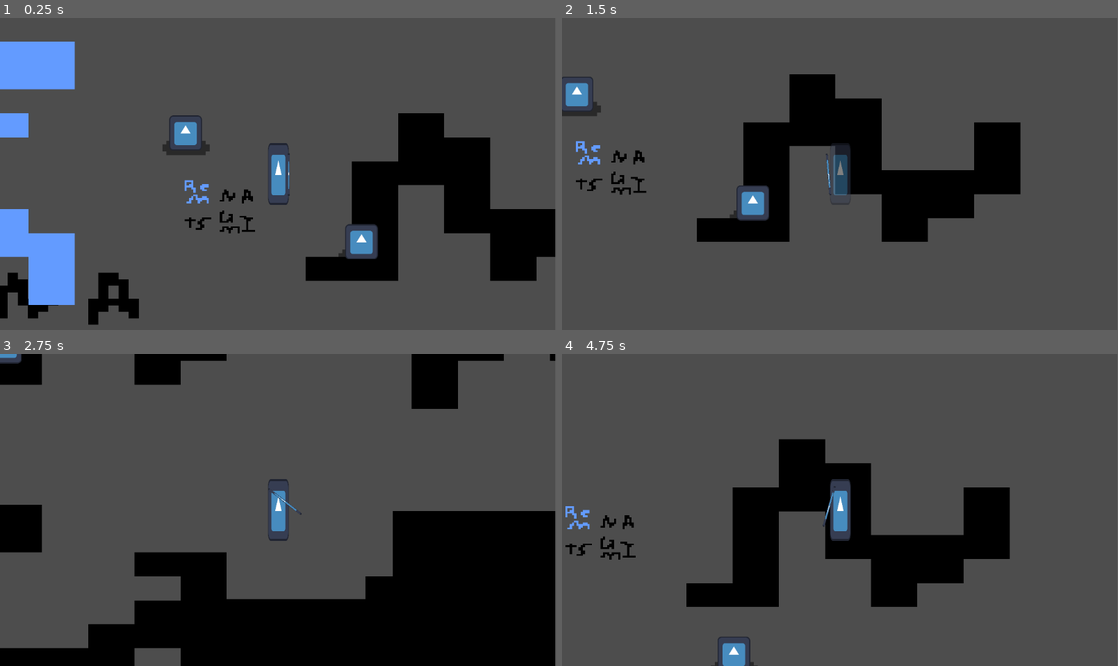
Above: before the commit, frames 1-4 (two rows, left to right).
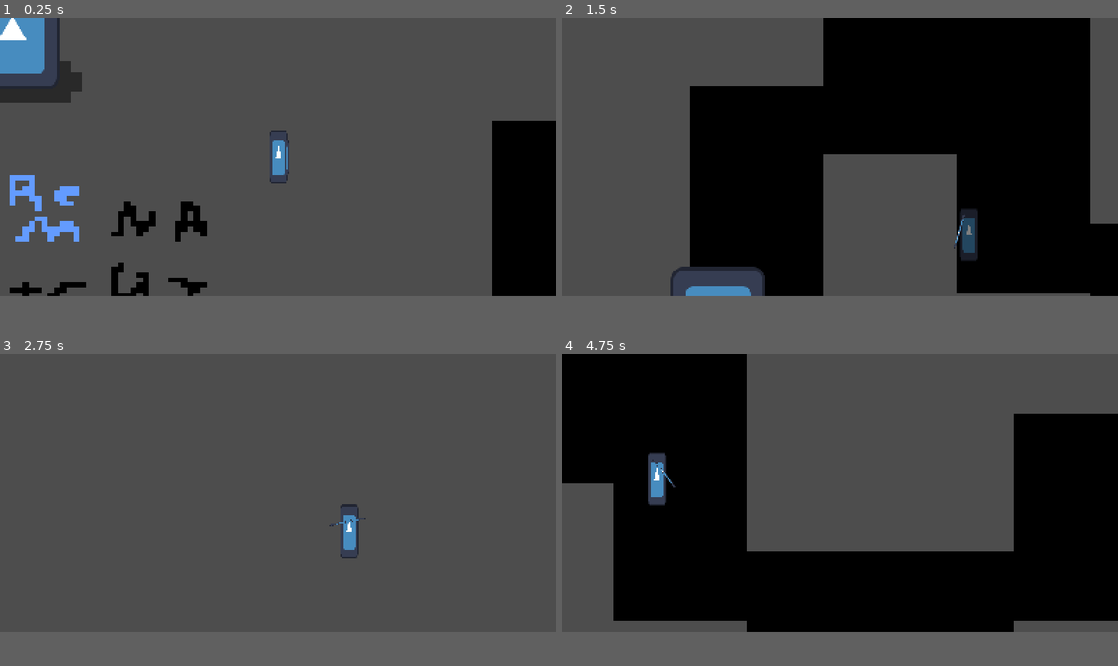
Above: after the commit, the same moments.

Repository: arrowira/miniJam200
Game: Godot game, scene res://Scenes/main.tscn
Same seed, same stepped clock (60 frames per second), same inputs: the game is played once before the commit and once after it. The engine's default icon, where the game draws it, is replaced by a stand-in: a white triangle on a blue panel in a dark square.
Inputs (mouse positions are in pixels of both pictures, inside the frame that each line leads up to):
- Up to frame 1 (0.25 s): no input
- Up to frame 2 (1.5 s): tap Enter at 0.5 s; move the mouse to (962, 158) at 0.52 s; hold D (Right) 0.53-1.28 s; tap Shift (Dash) at 0.6, 1.35 s; click (962, 158) at 0.67 s; move the mouse to (728, 189) at 1.27 s; hold S (Down) from 1.28 s (still down)
- Up to frame 3 (2.75 s): move the mouse to (333, 441) at 2.02 s; release S (Down) at 2.03 s; hold D (Right) from 2.03 s (still down); tap Shift (Dash) at 2.1 s
- Up to frame 4 (4.75 s): move the mouse to (812, 572) at 2.77 s; release D (Right) at 2.78 s; hold W (Up) 2.78-3.53 s; tap Shift (Dash) at 2.85, 3.6, 4.35 s; click (812, 572) at 2.92 s; move the mouse to (1006, 556) at 3.52 s; hold A (Left) from 3.53 s (still down); move the mouse to (673, 463) at 4.27 s
In our replay, the window is 799x449 before the commit and 800x400 after it. These sizes can differ from the game's own. Grey fills any space a smaller window leaves; there, only what the larger window draws over its background counts as a difference.

The runs differ from the first frame. In frame 1, 23% of the frame differs, in the area x 0-100%, y 0-99%; in frame 2, 45%; in frame 3, 25%; in frame 4, 52%, in the area x 0-100%, y 0-100%.

Commit message:
pixelCamera

Diff:
--- a/minijam-200/Scenes/main.tscn
+++ b/minijam-200/Scenes/main.tscn
@@ -31,8 +31,10 @@
 texture = ExtResource("1_bo1nx")
 
 [node name="Player" parent="." instance=ExtResource("1_jjgbg")]
+scale = Vector2(0.3, 0.3)
 
 [node name="Camera2D" type="Camera2D" parent="Player"]
+position_smoothing_enabled = true
 
 [node name="frog" parent="." instance=ExtResource("3_8gbba")]
 position = Vector2(172, 141)
--- a/minijam-200/project.godot
+++ b/minijam-200/project.godot
@@ -14,6 +14,13 @@
 run/main_scene="uid://dqlq65abvfvhe"
 config/features=PackedStringArray("4.5", "Forward Plus")
 config/icon="res://icon.svg"
+
+[display]
+
+window/size/viewport_width=200
+window/size/viewport_height=100
+window/stretch/mode="viewport"
+window/stretch/scale=0.5
 
 [input]
 
@@ -37,7 +44,7 @@
 "events": [Object(InputEventKey,"resource_local_to_scene":false,"resource_name":"","device":-1,"window_id":0,"alt_press …(192 unchanged characters)…
 ]
 }
-Space={
+space={
 "deadzone": 0.2,
 "events": [Object(InputEventKey,"resource_local_to_scene":false,"resource_name":"","device":-1,"window_id":0,"alt_press …(191 unchanged characters)…
 ]
@@ -47,3 +54,12 @@
 "events": [Object(InputEventKey,"resource_local_to_scene":false,"resource_name":"","device":-1,"window_id":0,"alt_press …(195 unchanged characters)…
 ]
 }
+Space={
+"deadzone": 0.2,
+"events": [Object(InputEventKey,"resource_local_to_scene":false,"resource_name":"","device":-1,"window_id":0,"alt_pressed":false,"shift_pressed":false,"ctrl_pressed":false,"meta_pressed":false,"pressed":false,"keycode":0,"physical_keycode":32,"key_label":0,"unicode":32,"location":0,"echo":false,"script":null)
+]
+}
+
+[rendering]
+
+textures/canvas_textures/default_texture_filter=0
